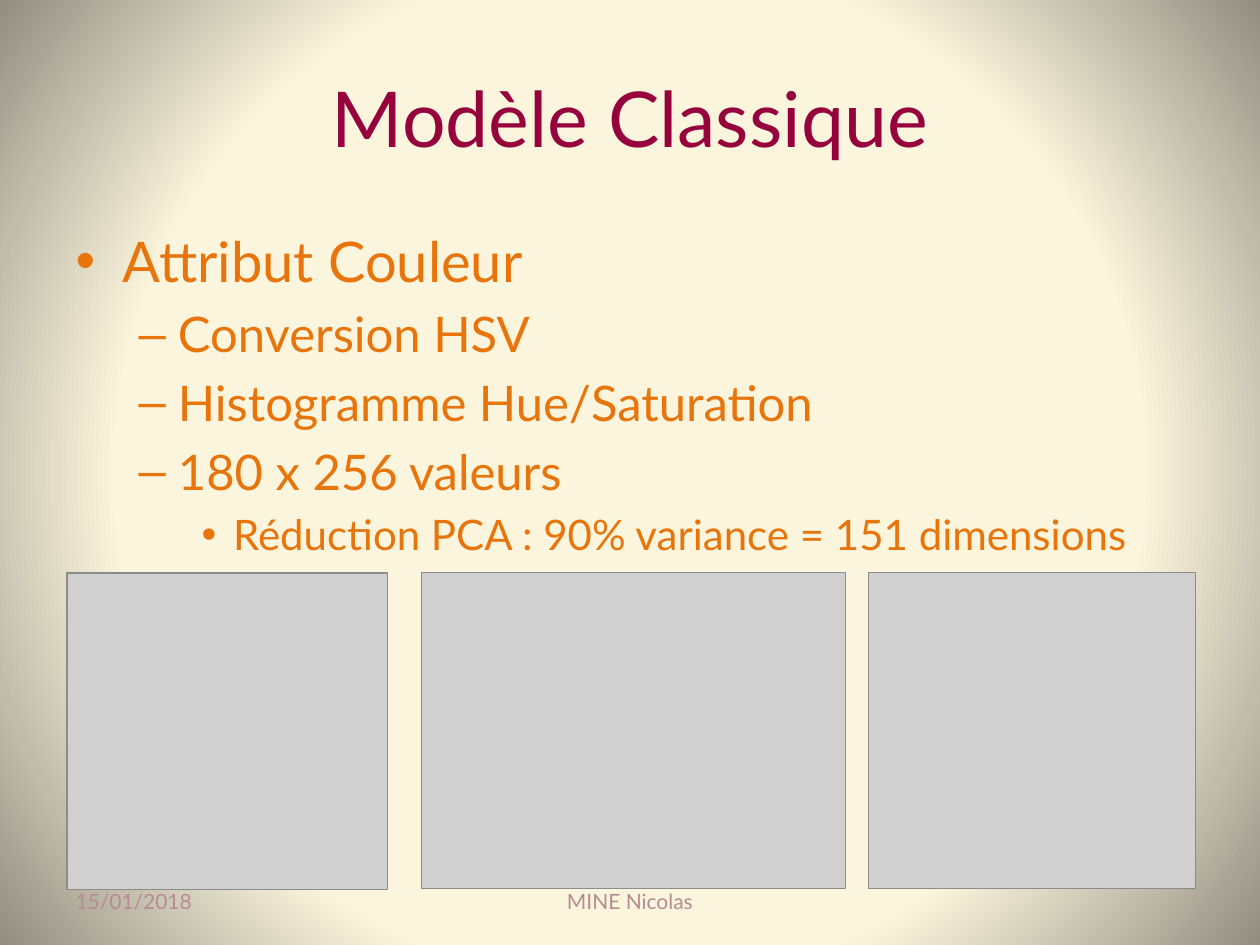
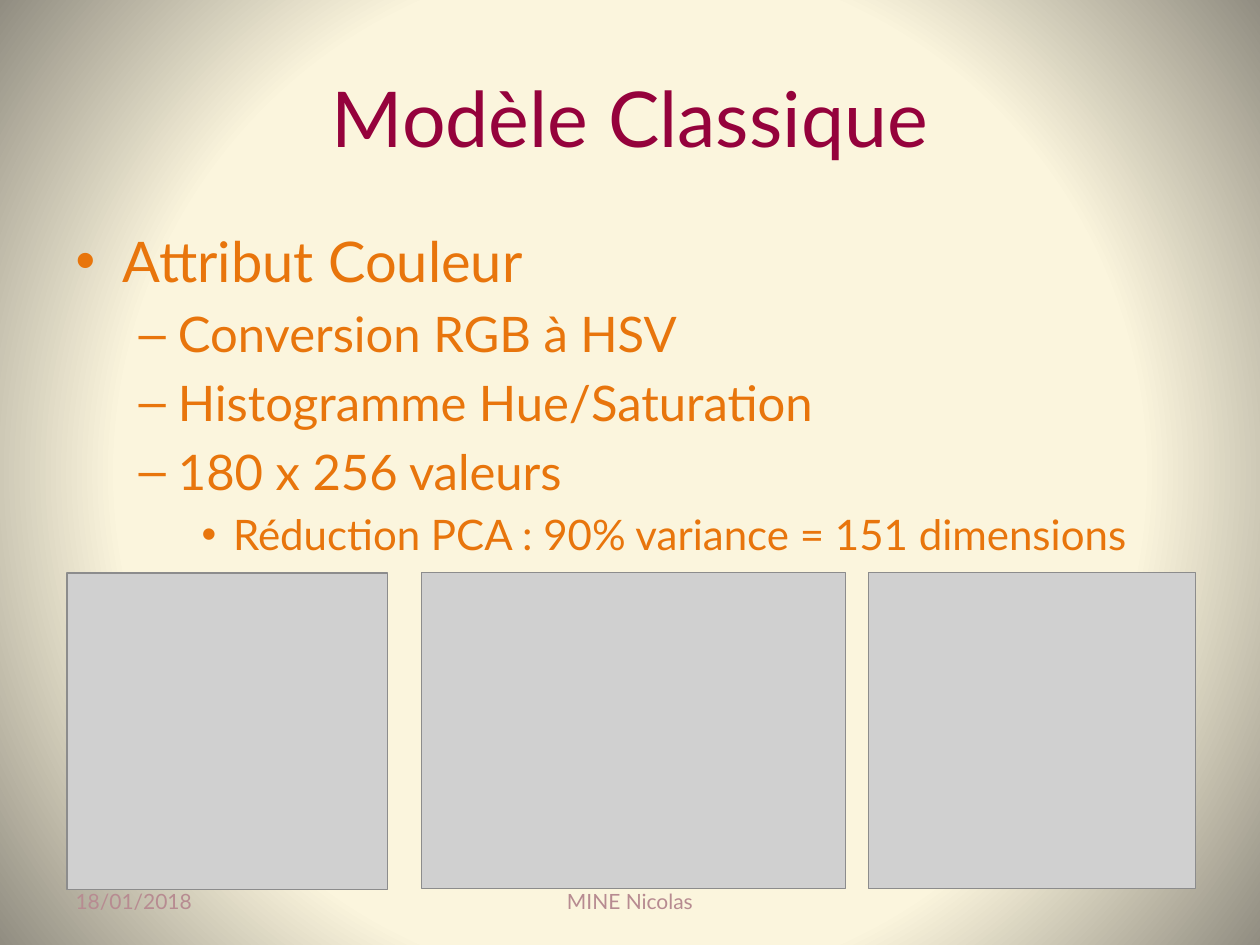
Before and after one commit to Coni63/OC_DS, a slide deck: slide 11 of P7/Presentation_p7.pptx (slide 10 before the commit). Drawn at 1260x945 pixels with LibreOffice and Linux fonts; fonts in the diff are those of the drawing; grey boxes stand for pictures. Boxes give left, top, right and bottom in pixels: in the first picture for what was removed or moved away, otherwise in the second. Text is boxed around its words. In the diff, an @@ line names an element or a change of style, - is before the commit and + after.

```diff
--- a/P7/Presentation_p7.pptx
+++ b/P7/Presentation_p7.pptx
@@ text at box(178, 316, 676, 353): text changed @@
-  – Conversion HSV
+  – Conversion RGB à HSV
@@ text at box(76, 894, 192, 909): text changed @@
-15/01/2018
+18/01/2018
```
Also in this commit, not shown: 29 other slides changed, 2 slides added, 6 other files.
